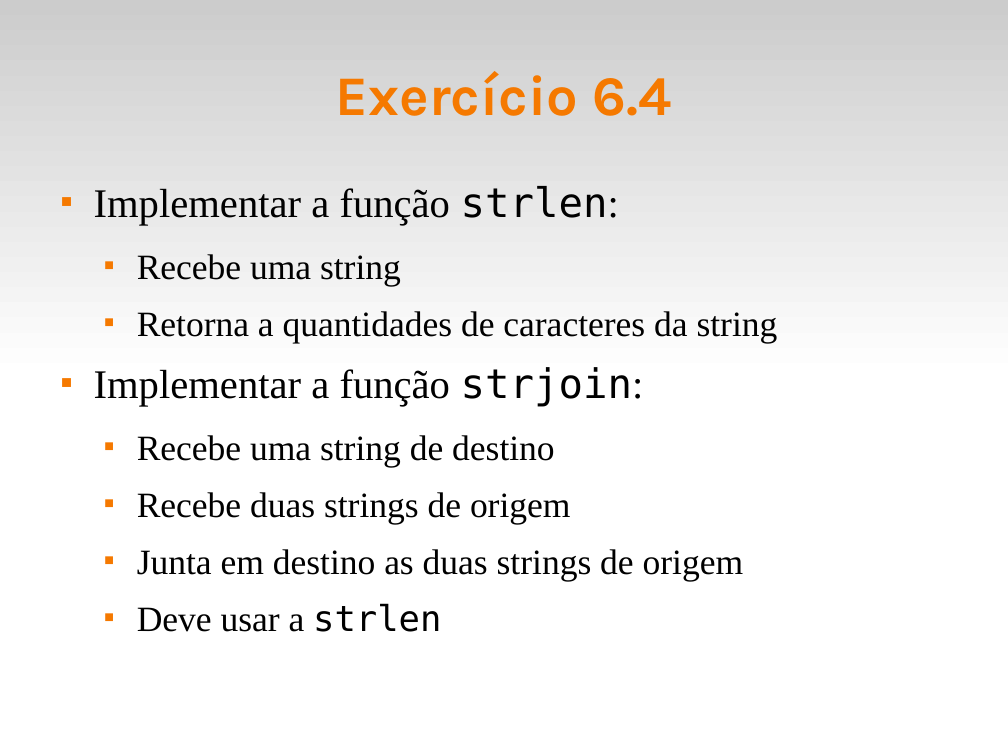
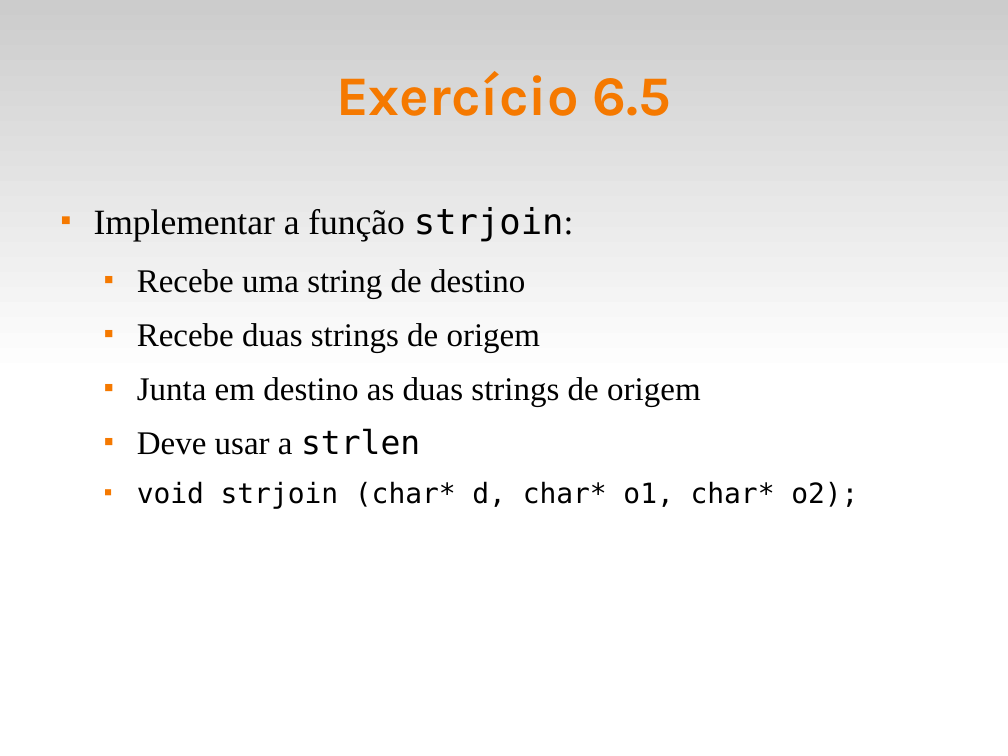
Before and after one commit to fsantanna-uerj/LP1, a slide deck: slide 13 of Slides/lp1-06-vetores.odp (slide 12 before the commit). Drawn at 1008x756 pixels with LibreOffice and Linux fonts; fonts in the diff are those of the drawing. Boxes give left, top, right and bottom in pixels: in the first picture for what was removed or moved away, otherwise in the second. Text is boxed around its words. In the diff, an @@ line names an element or a change of style, - is before the commit and + after.

```diff
--- a/Slides/lp1-06-vetores.odp
+++ b/Slides/lp1-06-vetores.odp
@@ title at [336, 71, 671, 116]: text changed @@
-Exercício 6.4
+Exercício 6.5
@@ text "Implementar a função strjoin:": place and size @@
-text "Implementar a função strjoin:" at [94, 186, 778, 632]
+text "Implementar a função strjoin:" at [94, 207, 858, 508]
@@ text at [94, 186, 778, 343]: paragraphs removed @@
-■ Implementar a função strlen:
-  ■ Recebe uma string
-  ■ Retorna a quantidades de caracteres da string
@@ text at [94, 207, 701, 455]: size 32 to 28 pt in "Implementar a função strjoin:"; size 28 to 26 pt in "Recebe uma string de destino", "Recebe duas strings de origem", "Junta em destino as duas strings de ...", "Deve usar a strlen" @@
@@ text at [137, 481, 858, 508]: paragraph added @@
+  ■ void strjoin (char* d, char* o1, char* o2);
```
Also in this commit, not shown: 1 other slide changed, 1 slide added, 1 other file.
